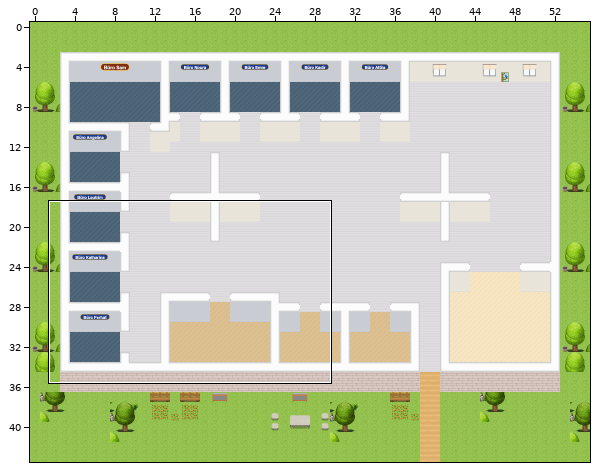
An edit to a level. Tiled map (JSON), sw-office.tmj. Above: a wide view before the commit, with the close-up outlined.
Close-up. The starting point:
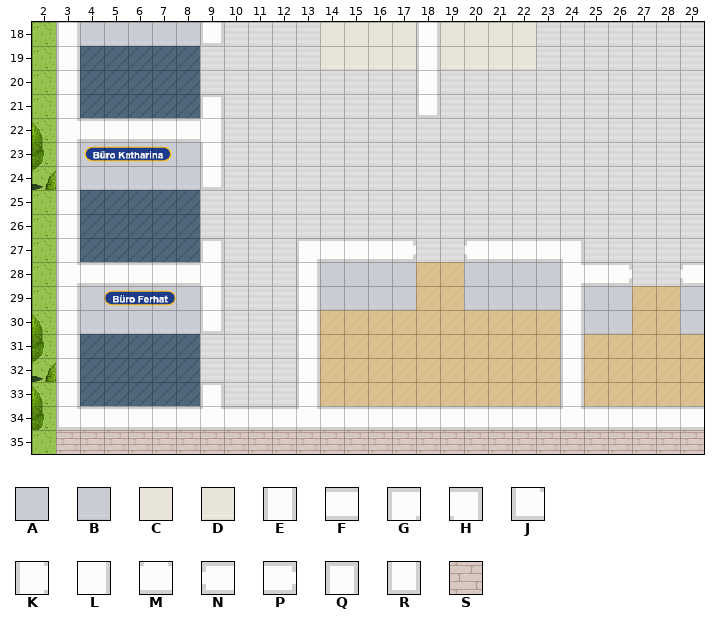
Cells are 32x32 px. Shown: x 2..29, y 18..35. The commit also changed other parts of the map, which this record leaves out.
Key: from "SW_Farben": A 33, B 34, C 49, D 50, E 51, F 52, G 53, H 54, J 55, K 57, L 58, M 60, N 61, P 62, Q 63, R 64; from "WA_Room_Builder": S 310.
_ is an empty cell.
Layers that did not change in this view are not listed.
Layer "walls/walls1" before, first column x 2:
18 _EBBBBBR____CCCCECCCC_______
19 _E__________DDDDEDDDD_______
20 _E______________E___________
21 _E_____Q________R___________
22 _KFFFFFL____________________
23 _EAAAAAE____________________
24 _EBBBBBR____________________
25 _E__________________________
26 _E__________________________
27 _E_____Q___GFFFP__NFFFH_____
28 _KFFFFFL___EAAAA__AAAAKFP__N
29 _EAAAAAE___EBBBB__BBBBEAA__A
30 _EBBBBBR___E__________EBB__B
31 _E_________E__________E_____
32 _E_________E__________E_____
33 _E_____Q___E__________E_____
34 _JFFFFFMFFFMFFFFFFFFFFMFFFFF
35 _SSSSSSSSSSSSSSSSSSSSSSSSSSS
After the commit:
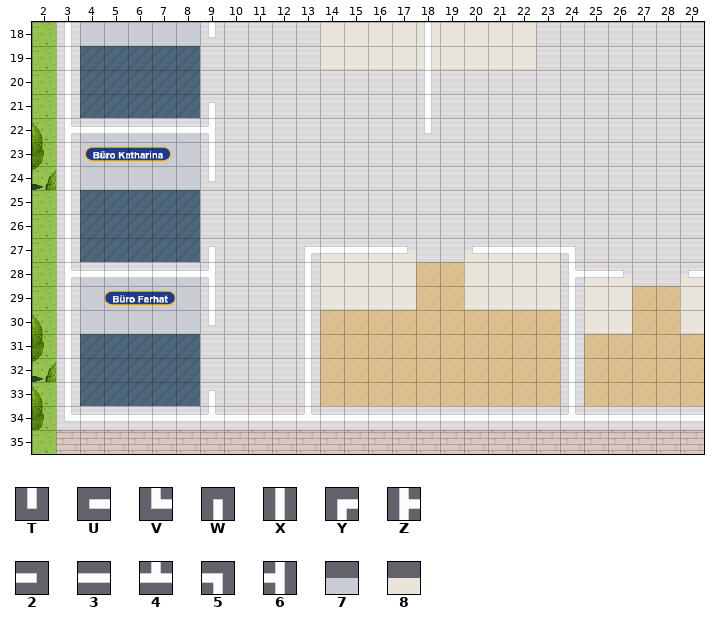
Further tiles: from "SW_Farben": T 67, U 68, V 69, W 70, X 71, Y 72, Z 73, 2 74, 3 76, 4 77, 5 78, 6 79, 7 85, 8 93.
From old to new:
Changed rows in their new state; . is an unchanged cell.
Layer "floor/floor2":
first column x 4:
22 77777
first column x 4:
27 ..........8888..8888......
28 77777................88..8
Layer "walls/walls1":
first column x 3:
18 X.....T........C...........
19 X..............D...........
20 X..............X...........
21 X.....W........X...........
22 Z333336........T...........
23 X.....X....................
24 X.....T....................
25 X..........................
26 X..........................
27 X.....W...Y3332..U3335.....
28 Z333336...XCCCC..CCCCZ32..U
29 X.....X...XDDDD..DDDDXCC..C
30 X.....T...X..........XDD..D
31 X.........X..........X.....
32 X.........X..........X.....
33 X.....W...X..........X.....
34 V33333433343333333333433333
Layer "walls/walls2":
first column x 18:
18 X
19 X
Changed places in both close-ups, as pixel boxes (x1, y1, x2, y2):
changed: (56, 22, 704, 430)
